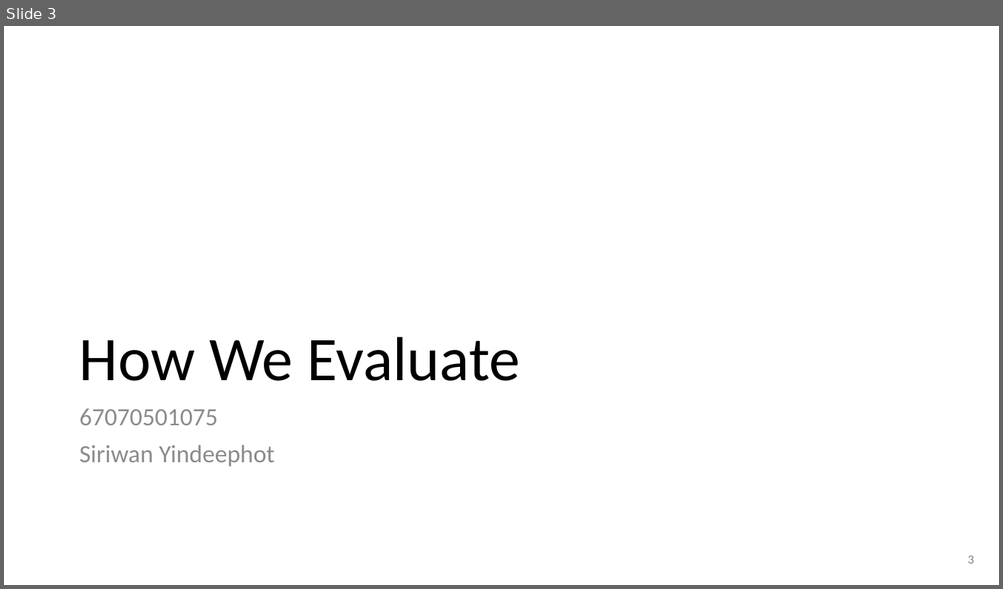
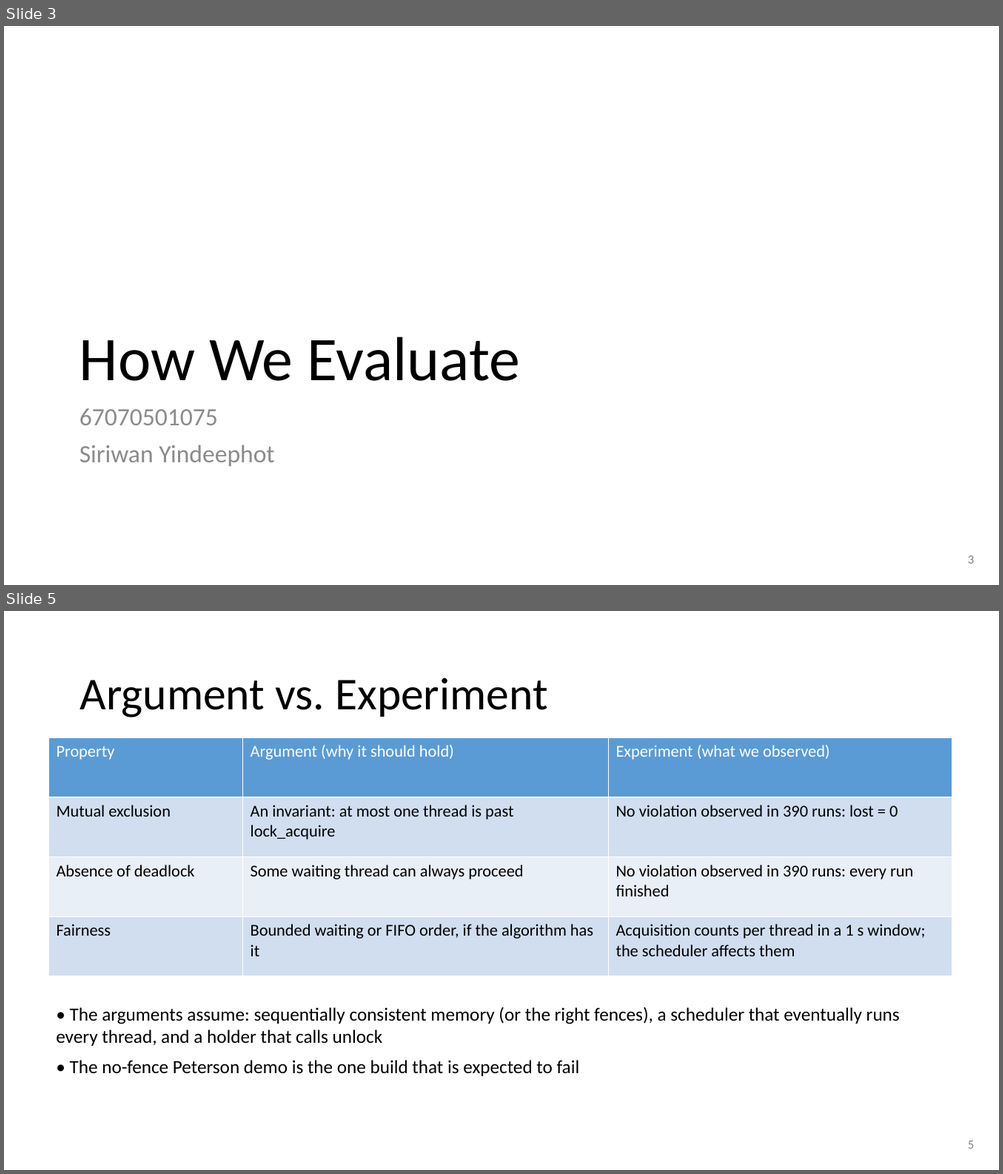
Before and after one commit to Kiatisakk/CPE333-OS, a slide deck: PS08/slides/PS08.pptx. Shown one above the other, each under a label of ours: slide 3 before the commit, slides 3 and 5 after it; the slides between them are not shown. The pictures are 1003x589 and 1003x1174 pixels, drawn with LibreOffice and Linux fonts; fonts in the diff are those of the drawing. Boxes give left, top, right and bottom in pixels: in the first picture for what was removed or moved away, otherwise in the second. Text is boxed around its words. In the diff, an @@ line names an element or a change of style, - is before the commit and + after.

```diff
--- a/PS08/slides/PS08.pptx
+++ b/PS08/slides/PS08.pptx
@@ slide 5 added at (x1=4, y1=611, x2=999, y2=1170), background #FFFFFF @@
@@ title added at (x1=79, y1=678, x2=547, y2=718), 44 pt, text #000000 @@
+Argument vs. Experiment
@@ table added at (x1=48, y1=738, x2=951, y2=977), 4 rows, 3 columns @@
+Property | Argument (why it should hold) | Experiment (what we observed)
+Mutual exclusion | An invariant: at most one thread is past lock_acquire | No violation observed in 390 runs: lost = 0
+Absence of deadlock | Some waiting thread can always proceed | No violation observed in 390 runs: every run finished
+Fairness | Bounded waiting or FIFO order, if the algorithm has it | Acquisition counts per thread in a 1 s window; the scheduler affects them
@@ text added at (x1=56, y1=1007, x2=899, y2=1076), 18 pt, text #000000 @@
+• The arguments assume: sequentially consistent memory (or the right fences), a scheduler that eventually runs every thread, and a holder that calls unlock
+• The no-fence Peterson demo is the one build that is expected to fail
@@ text added at (x1=967, y1=1141, x2=973, y2=1149), 12 pt, text #808080 @@
+5
```
Also in this commit, not shown: 29 slides changed, 1 other slide added, 12 other files.
